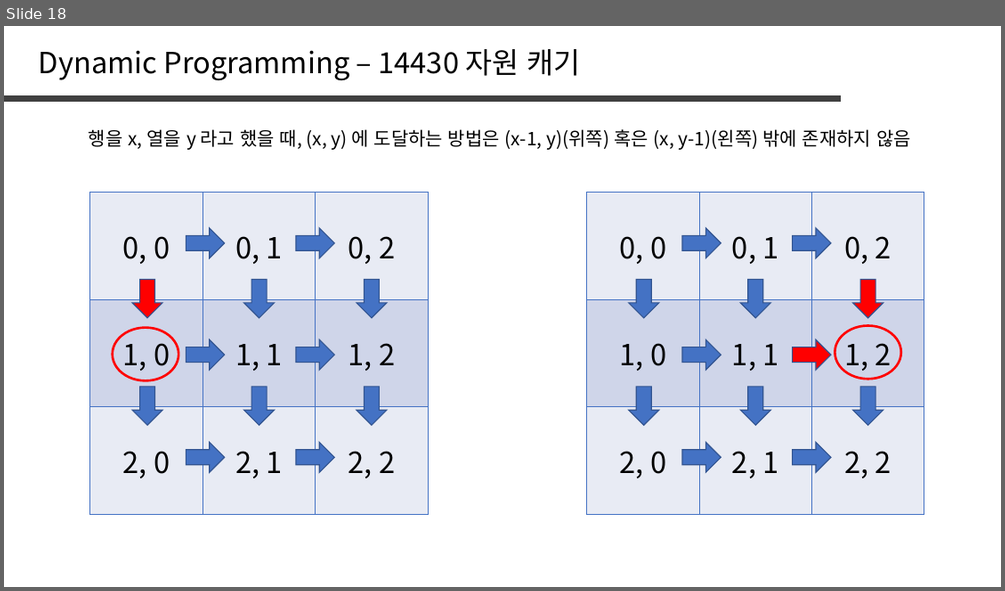
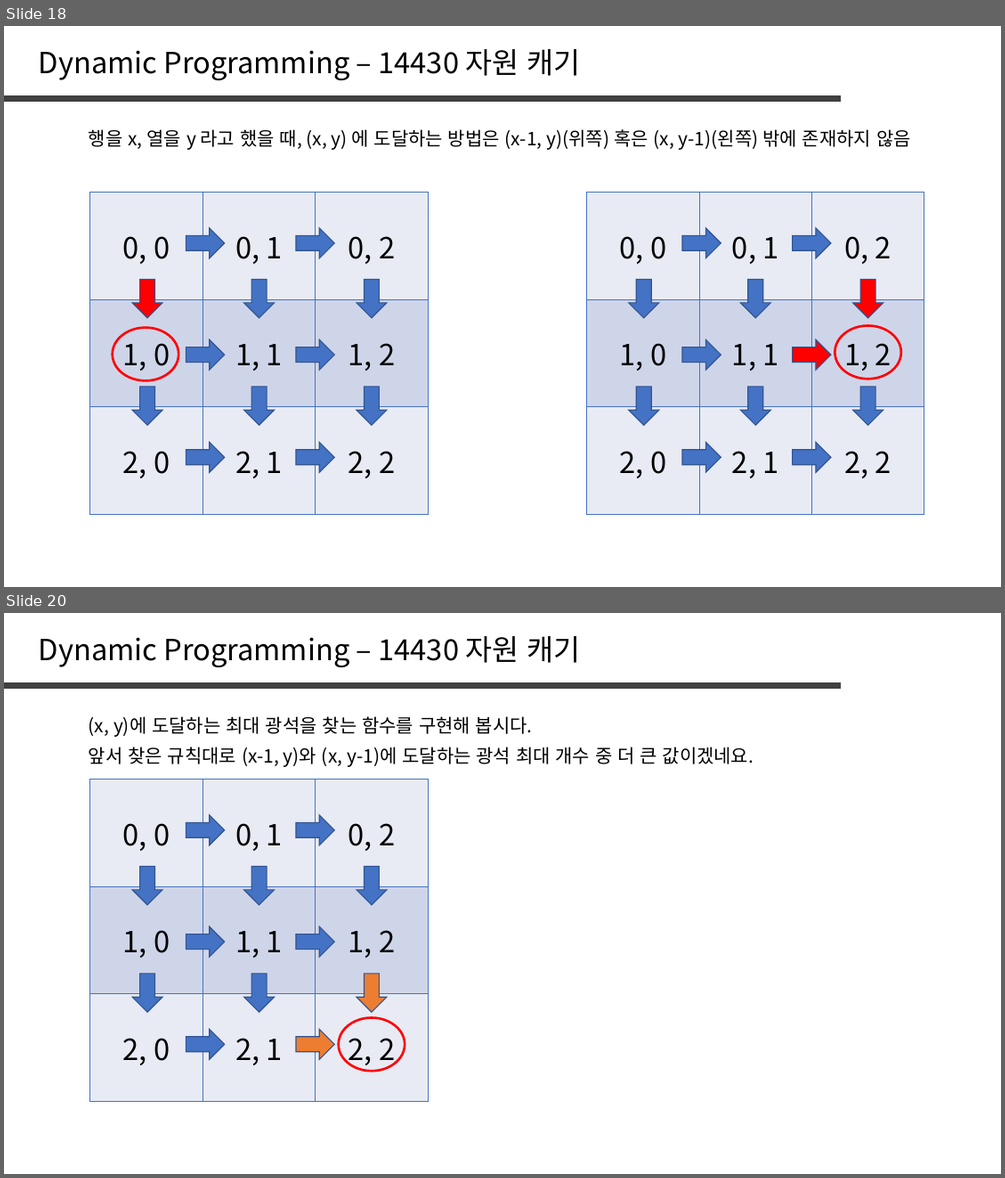
Before and after one commit to jaehoo1/PS-study, a slide deck: study/5_Dynamic Programming.pptx. Shown one above the other, each under a label of ours: slide 18 before the commit, slides 18 and 20 after it; the slides between them are not shown. The pictures are 1005x591 and 1005x1178 pixels, drawn with LibreOffice and Linux fonts; fonts in the diff are those of the drawing. Boxes give left, top, right and bottom in pixels: in the first picture for what was removed or moved away, otherwise in the second. Text is boxed around its words. In the diff, an @@ line names an element or a change of style, - is before the commit and + after.

```diff
--- a/study/5_Dynamic Programming.pptx
+++ b/study/5_Dynamic Programming.pptx
@@ slide 20 added at (4, 613, 1001, 1174), background #FFFFFF @@
@@ text added at (39, 636, 581, 667), 28 pt, text #000000 @@
+Dynamic Programming – 14430 자원 캐기
@@ line added from (4, 686) to (841, 686), #404040 6 pt @@
@@ text added at (89, 716, 533, 737), 18 pt, text #000000 @@
+(x, y)에 도달하는 최대 광석을 찾는 함수를 구현해 봅시다.
@@ text added at (89, 747, 753, 767), 18 pt, text #000000 @@
+앞서 찾은 규칙대로 (x-1, y)와 (x, y-1)에 도달하는 광석 최대 개수 중 더 큰 값이겠네요.
@@ table added at (90, 779, 429, 1102), 3 rows, 3 columns @@
+0, 0 | 0, 1 | 0, 2
+1, 0 | 1, 1 | 1, 2
+2, 0 | 2, 1 | 2, 2
@@ right arrow added at (186, 815, 225, 844), fill #4472C4, outline #325491 1 pt @@
@@ right arrow added at (296, 815, 334, 844), fill #4472C4, outline #325491 1 pt @@
@@ right arrow added at (133, 866, 162, 905), fill #4472C4, outline #325491 1 pt @@
@@ right arrow added at (244, 866, 274, 905), fill #4472C4, outline #325491 1 pt @@
@@ right arrow added at (357, 866, 387, 905), fill #4472C4, outline #325491 1 pt @@
@@ right arrow added at (186, 926, 225, 957), fill #4472C4, outline #325491 1 pt @@
@@ right arrow added at (296, 926, 334, 957), fill #4472C4, outline #325491 1 pt @@
@@ right arrow added at (133, 973, 162, 1013), fill #4472C4, outline #325491 1 pt @@
@@ right arrow added at (244, 973, 274, 1013), fill #4472C4, outline #325491 1 pt @@
@@ right arrow added at (357, 973, 387, 1013), fill #ED7D31, outline #325491 1 pt @@
@@ right arrow added at (186, 1029, 225, 1059), fill #4472C4, outline #325491 1 pt @@
@@ right arrow added at (296, 1029, 334, 1059), fill #ED7D31, outline #325491 1 pt @@
@@ ellipse added at (339, 1018, 404, 1070), outline #FF0000 2.25 pt @@
```
Also in this commit, not shown: 1 other slide added.
